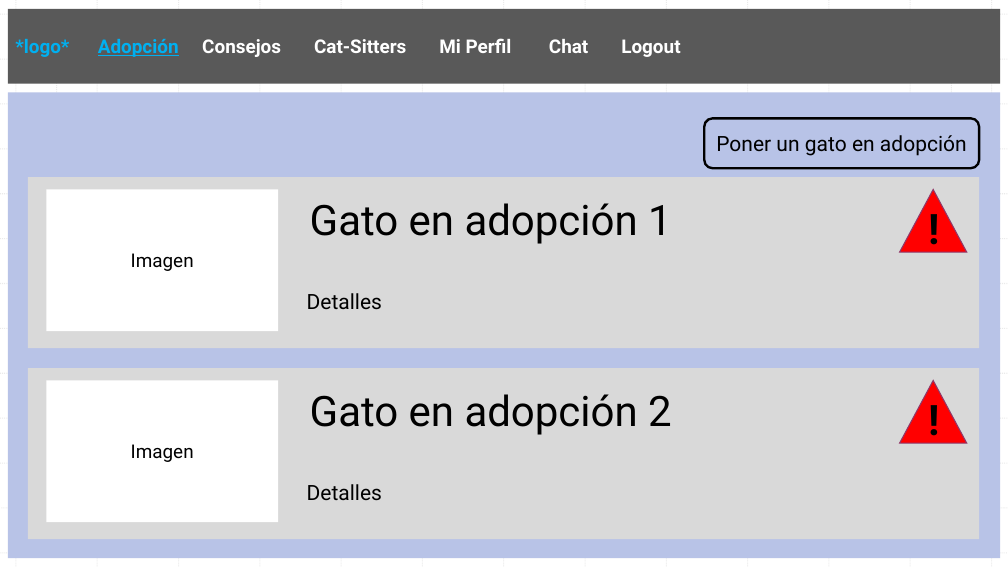
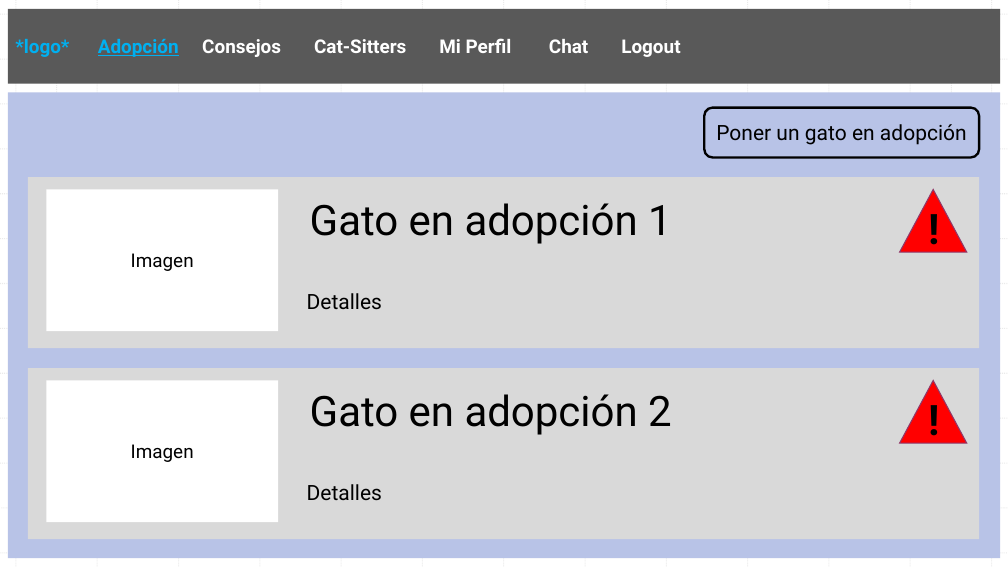
Before and after one commit to AndresIturria/Cat-Attack, a slide deck: slide 5 of Docs/Documento de diseño Cat-Attack.pptx. Drawn at 1008x567 pixels with LibreOffice and Linux fonts; fonts in the diff are those of the drawing. Boxes give left, top, right and bottom in pixels: in the first picture for what was removed or moved away, otherwise in the second. Text is boxed around its words. In the diff, an @@ line names an element or a change of style, - is before the commit and + after.

```diff
--- a/Docs/Documento de diseño Cat-Attack.pptx
+++ b/Docs/Documento de diseño Cat-Attack.pptx
@@ rounded rectangle: place and size @@
-rounded rectangle at (705, 119, 980, 169)
+rounded rectangle at (705, 107, 980, 157)
@@ text "Poner un gato en adopción": place and size @@
-text "Poner un gato en adopción" at (716, 135, 967, 156)
+text "Poner un gato en adopción" at (716, 124, 967, 145)
```
Also in this commit, not shown: 8 other slides changed, 3 slides added, 1 slide removed, 14 other files.
